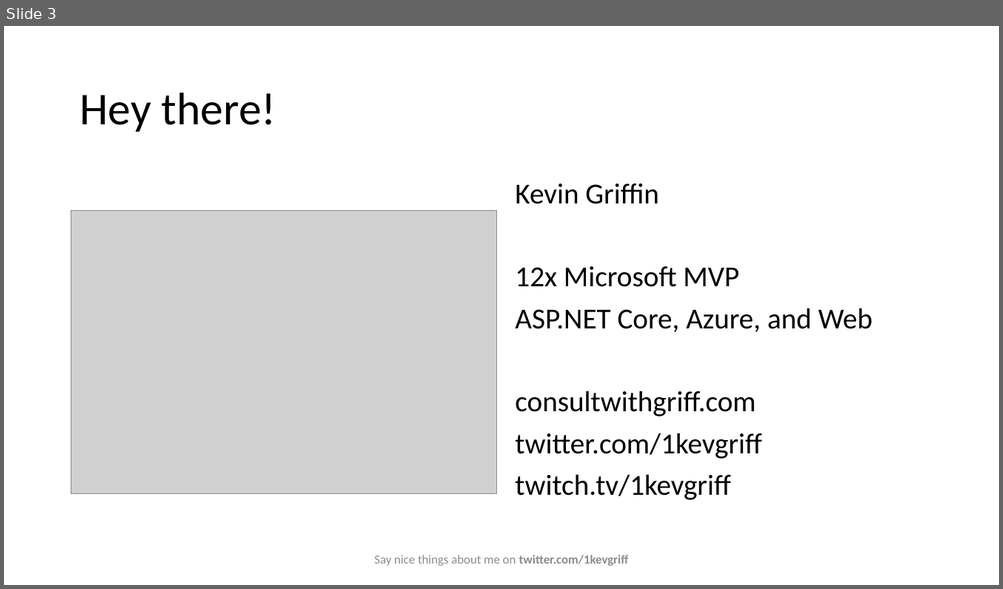
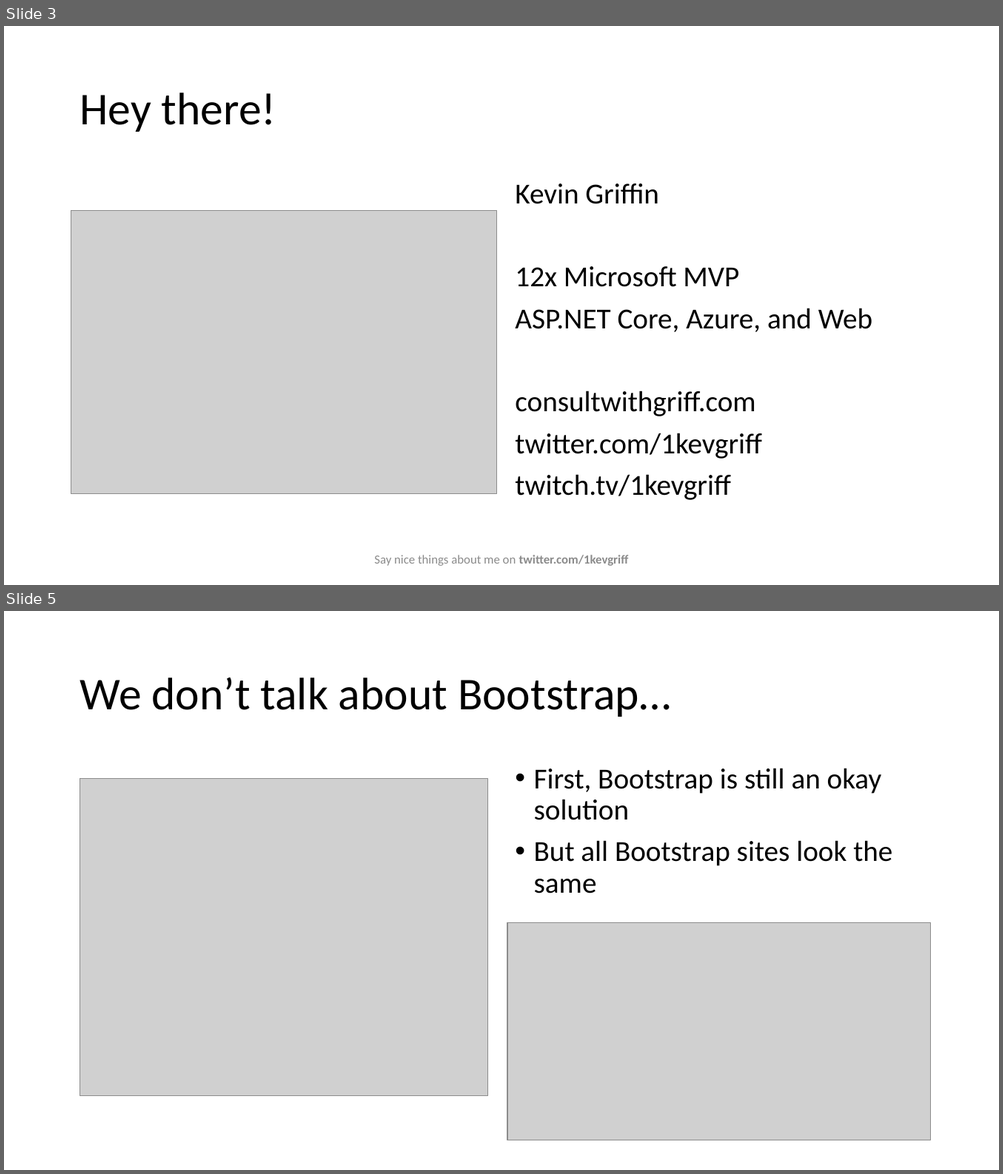
Before and after one commit to 1kevgriff/TailwindEssentials, a slide deck: Slides/Tailwind Essentials.pptx. Shown one above the other, each under a label of ours: slide 3 before the commit, slides 3 and 5 after it; the slides between them are not shown. The pictures are 1003x589 and 1003x1174 pixels, drawn with LibreOffice and Linux fonts; fonts in the diff are those of the drawing; grey boxes stand for pictures. Boxes give left, top, right and bottom in pixels: in the first picture for what was removed or moved away, otherwise in the second. Text is boxed around its words. In the diff, an @@ line names an element or a change of style, - is before the commit and + after.

```diff
--- a/Slides/Tailwind Essentials.pptx
+++ b/Slides/Tailwind Essentials.pptx
@@ slide 5 added at (x1=4, y1=611, x2=999, y2=1170), background #FFFFFF @@
@@ title added at (x1=79, y1=678, x2=671, y2=717), 44 pt, text #000000 @@
+We don’t talk about Bootstrap…
@@ picture added at (x1=80, y1=779, x2=488, y2=1096) @@
@@ text added at (x1=534, y1=768, x2=892, y2=894), 28 pt, text #000000 @@
+• First, Bootstrap is still an okay solution
+• But all Bootstrap sites look the same
@@ picture added at (x1=508, y1=923, x2=930, y2=1141) @@
```
Also in this commit, not shown: 27 other slides added, 1 slide removed, 51 other files.
